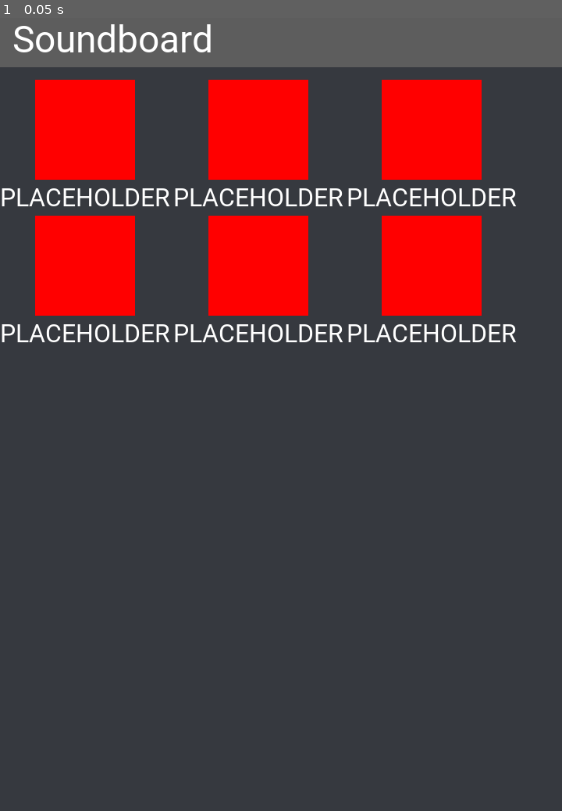
Above: before the commit, frame 1.
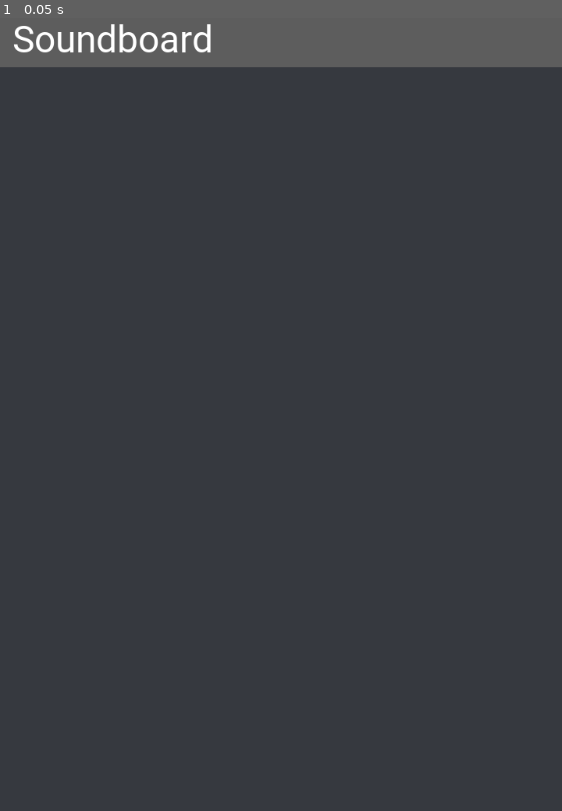
Above: after the commit, the same moment.

Repository: djalexkidd/soundboard
Game: Godot game, scene res://scenes/Main.tscn
Two runs of this game, one before a commit and one after it. Both use one fixed random seed, a clock stepped at 60 frames per second and the inputs below.
Inputs:
- Up to frame 1 (0.05 s): no input

The runs differ from the first frame. In frame 1, 16% of the frame differs, in the area x 0-92%, y 7-41%.

Commit message:
Me when set_normal_texture()

Diff:
--- a/scenes/SoundEffect.tscn
+++ b/scenes/SoundEffect.tscn
@@ -1,7 +1,8 @@
-[gd_scene load_steps=4 format=2]
+[gd_scene load_steps=5 format=2]
 
 [ext_resource path="res://assets/images/placeholder.png" type="Texture" id=1]
 [ext_resource path="res://assets/fonts/Roboto-Regular.ttf" type="DynamicFontData" id=2]
+[ext_resource path="res://scripts/SoundEffect.gd" type="Script" id=3]
 
 [sub_resource type="DynamicFont" id=1]
 size = 32
@@ -11,6 +12,7 @@
 margin_right = 40.0
 margin_bottom = 40.0
 alignment = 1
+script = ExtResource( 3 )
 
 [node name="CenterContainer" type="CenterContainer" parent="."]
 margin_right = 218.0
@@ -28,5 +30,8 @@
 margin_bottom = 170.0
 custom_fonts/font = SubResource( 1 )
 text = "PLACEHOLDER"
+align = 1
 
 [node name="SoundEffectAudio" type="AudioStreamPlayer" parent="."]
+
+[connection signal="pressed" from="CenterContainer/SoundEffectButton" to="." method="_on_SoundEffectButton_pressed"]
--- /dev/null
+++ b/scripts/SoundEffect.gd
@@ -0,0 +1,14 @@
+extends VBoxContainer
+
+export(String) var EntryName
+export(String, FILE) var EntryImage
+export(String, FILE) var EntryAudio
+
+func _ready():
+	$SoundEffectName.text = EntryName
+	$CenterContainer/SoundEffectButton.set_normal_texture(load(EntryImage))
+	var audiostream = load(EntryAudio)
+	$SoundEffectAudio.set_stream(audiostream)
+
+func _on_SoundEffectButton_pressed():
+	$SoundEffectAudio.play()
